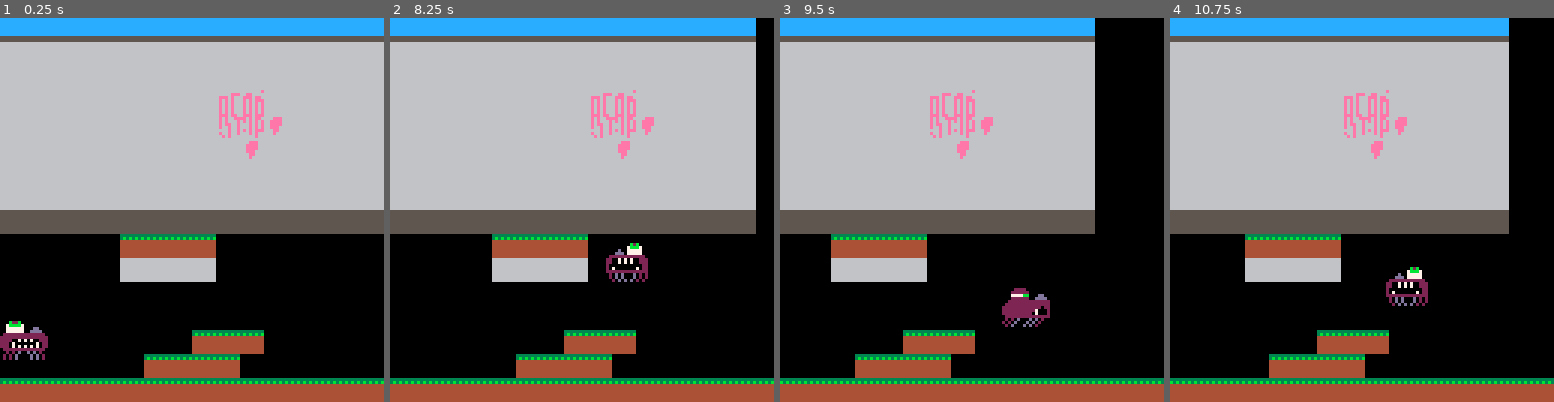
Above: before the commit, frames 1-4 (left to right).
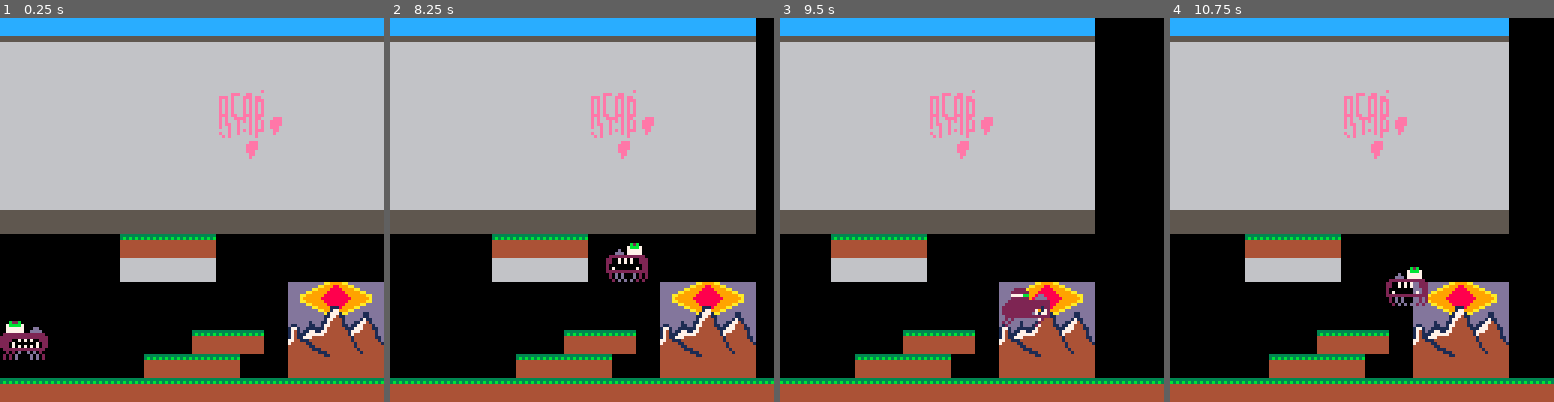
Above: after the commit, the same moments.

Repository: flpvsk/perry
Game: PICO-8 cartridge perry.p8
Same seed, same stepped clock (60 frames per second), same inputs: the game is played once before the commit and once after it.
Inputs:
- Up to frame 1 (0.25 s): no input
- Up to frame 2 (8.25 s): tap X (X key) at 0.33, 1.07, 1.85, 2.97, 4.08, 5.2, 6.32, 7.43 s; tap O (Z key) at 0.7, 1.7, 2.1, 2.5, 2.9, 3.3, 3.7, 4.1, 4.5, 4.9, 5.3, 5.7, 6.1, 6.5, 6.9, 7.3, 7.7, 8.1 s; hold Right 1.6-2.1 s; hold Up 2.15-2.42 s; hold Right 2.47-3.03 s; hold Left 3.08-3.58 s; hold Down 3.63-3.97 s; hold Right 4.02-4.68 s; hold Up 4.73-5.03 s; hold Left 5.08-5.68 s; hold Down 5.73-6.03 s; hold Right 6.08-6.58 s; hold Right 6.63-7.13 s; hold Up 7.18-7.45 s; hold Right 7.5-8.07 s; hold Left from 8.12 s (still down)
- Up to frame 3 (9.5 s): tap O (Z key) at 8.5, 8.9, 9.3 s; tap X (X key) at 8.55 s; release Left at 8.62 s; hold Down 8.67-9 s; hold Right from 9.05 s (still down)
- Up to frame 4 (10.75 s): tap X (X key) at 9.67 s; tap O (Z key) at 9.7, 10.1, 10.5 s; release Right at 9.72 s; hold Up 9.77-10.07 s; hold Left 10.12-10.72 s

The runs differ from the first frame. In frame 1, 6.2% of the frame differs, in the area x 75-100%, y 68-94%; in frame 2, 6.2%; in frame 3, 5.5%; in frame 4, 6.1%.

Commit message:
Patch point sprite

Diff:
--- a/perry.p8
+++ b/perry.p8
@@ -648,10 +649,10 @@
 9090909090909090909090909090909000000000000000000000000000000000000000000000000000000000000000000000000000000000000000000000000000000000000000000000000000000000000000000000000000000000000000000000000000000000000000000000000000000000000000000000000000000000
 0000000000404040400000000000000000000000000000000000000000000000000000000000000000000000000000000000000000000000000000000000000000000000000000000000000000000000000000000000000000000000000000000000000000000000000000000000000000000000000000000000000000000000
 0000000000414141410000000000000000000000000040404040000000000000000000000000404040400000000000000000000000004040404000000000000000000000000040404040000000000000000000000000404040400000000000000000000000004040404000000000000000000000404040400000000000000000
-0000000000000000000000000000000000000000000000000000000000000000000000000000000000000000000000000000000000000000000000000000000000000000000000000000000000000000000000000000000000000000000000000000000000000000000000000000000000000000000000000000000000000000
-0000000000707000000000000000000000000000000070700000000000000000000000000070707000000000000000000000000000007070000000000000000000000000007070700000000000000000000000000000707000000000000000000000000000707070000000000000000000000000707070000000000000000000
-0000000000000000404040000000000000000000000000000040404000000000000000000000000000404040000000000000000000000000004040400000000000000000000000000040404000000000000000000070700000404040000000000000000000007070004040400000000000000070707000404040000000000000
-0000000000004040404000000000000000000000000000404040400000000000000000000000004040404000000000000000000000000040404040000000000000000000000000404040400000000000000000000000004040404000000000000000000000000040404040000000000000000000004040404000000000000000
+000000000000000000000000c8c9cacb00000000000000000000000000000000000000000000000000000000000000000000000000000000000000000000000000000000000000000000000000000000000000000000000000000000000000000000000000000000000000000000000000000000000000000000000000000000
+000000000070700000000000d8d9dadb00000000000070700000000000000000000000000070707000000000000000000000000000007070000000000000000000000000007070700000000000000000000000000000707000000000000000000000000000707070000000000000000000000000707070000000000000000000
+000000000000000040404000e8e9eaeb00000000000000000040404000000000000000000000000000404040000000000000000000000000004040400000000000000000000000000040404000000000000000000070700000404040000000000000000000007070004040400000000000000070707000404040000000000000
+000000000000404040400000f8f9fafb00000000000000404040400000000000000000000000004040404000000000000000000000000040404040000000000000000000000000404040400000000000000000000000004040404000000000000000000000000040404040000000000000000000004040404000000000000000
 4040404040404040404040404040404040404040404040404040404040404040404040404040404040404040404040404040404040404040404040404040404040404040404040404040404040404040404040404040404040404040404040404040404040404040404040404040404040404040404040404040404040404040
 0000000000000000000000000000000000000000000000000000000000000000000000000000000000000000000000000000000000000000000000000000000000000000000000000000000000000000000000000000000000000000000000000000000000000000000000000000000000000070707070707070707070000000
 0000000000000000000000000000000000000000000000000000000000000000000000000000000000000000000000000000000000000000000000000000000000000000000000000000000000000000000000000000000000000000000000000000000000000000000000000000000000000070707070707070707070000000
Not shown, changed: 32 lines of the sprite sheet (__gfx__) section of perry.p8
